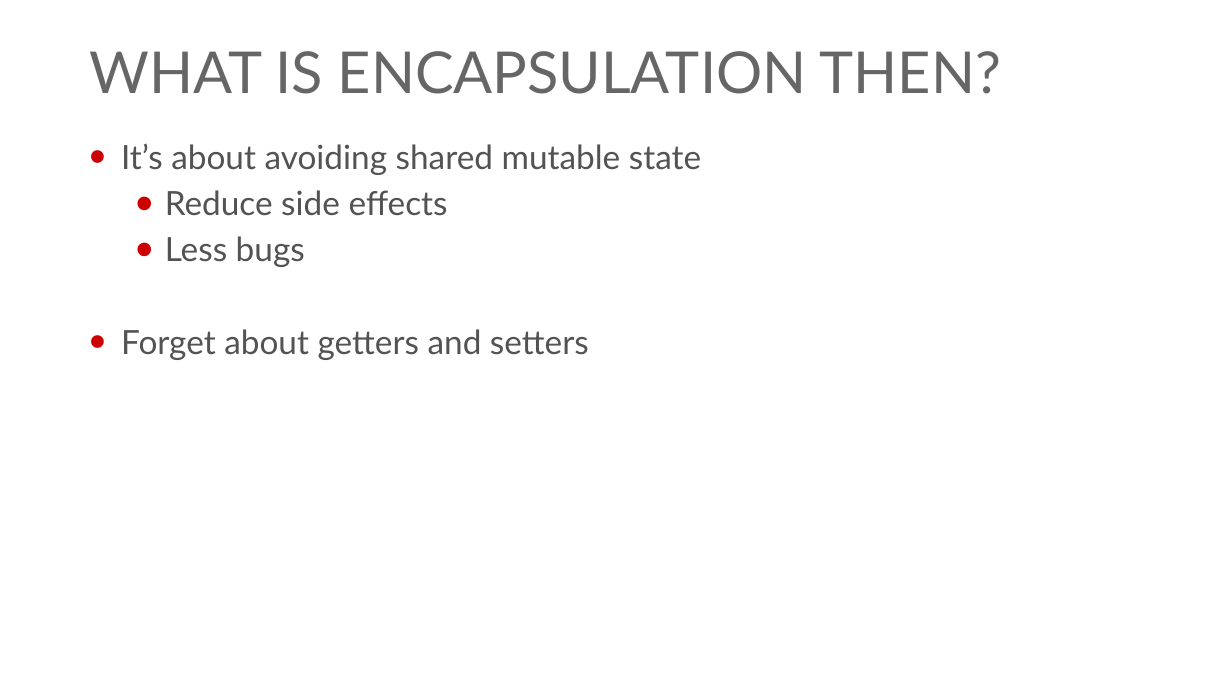
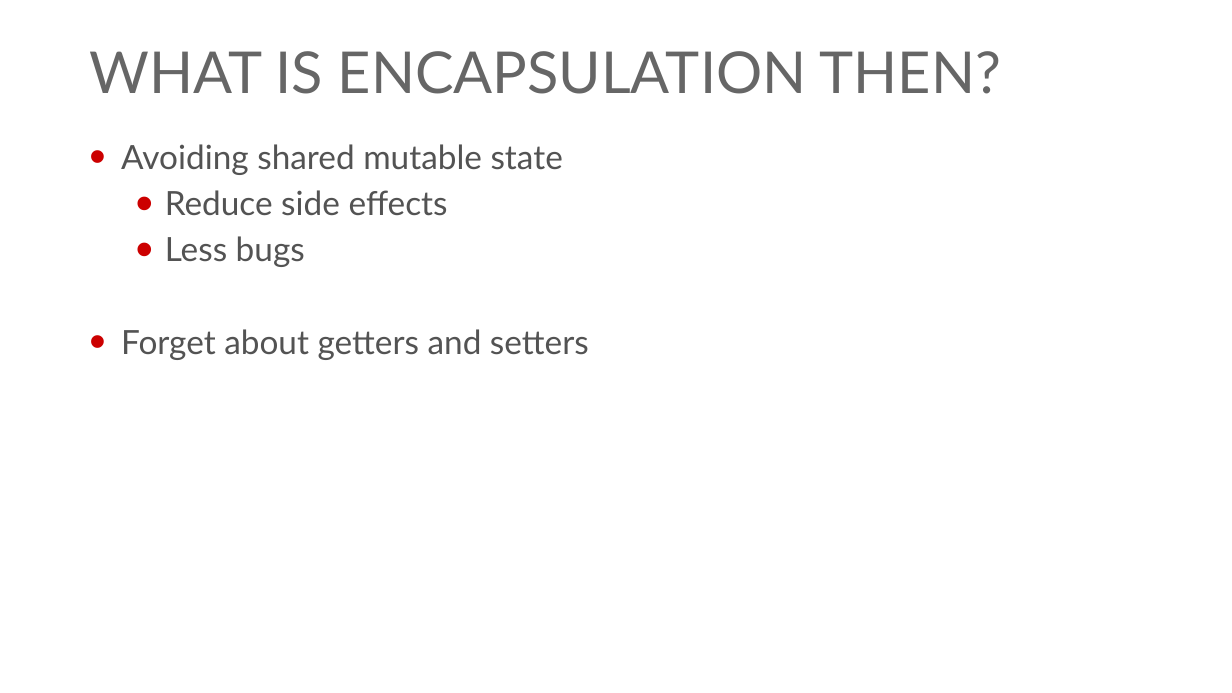
Before and after one commit to georgiyolovski/elixir-tech-talk, a slide deck: slide 7 of Elixir Tech Talk.pptx (slide 5 before the commit). Drawn at 1232x693 pixels with LibreOffice and Linux fonts; fonts in the diff are those of the drawing; background and template pictures are left out. Boxes give left, top, right and bottom in pixels: in the first picture for what was removed or moved away, otherwise in the second. Text is boxed around its words. In the diff, an @@ line names an element or a change of style, - is before the commit and + after.

```diff
--- a/Elixir Tech Talk.pptx
+++ b/Elixir Tech Talk.pptx
@@ text at (x1=121, y1=144, x2=563, y2=175): text changed @@
-• It’s about avoiding shared mutable state
+• Avoiding shared mutable state
```
Also in this commit, not shown: 5 other slides changed, 2 slides added.
